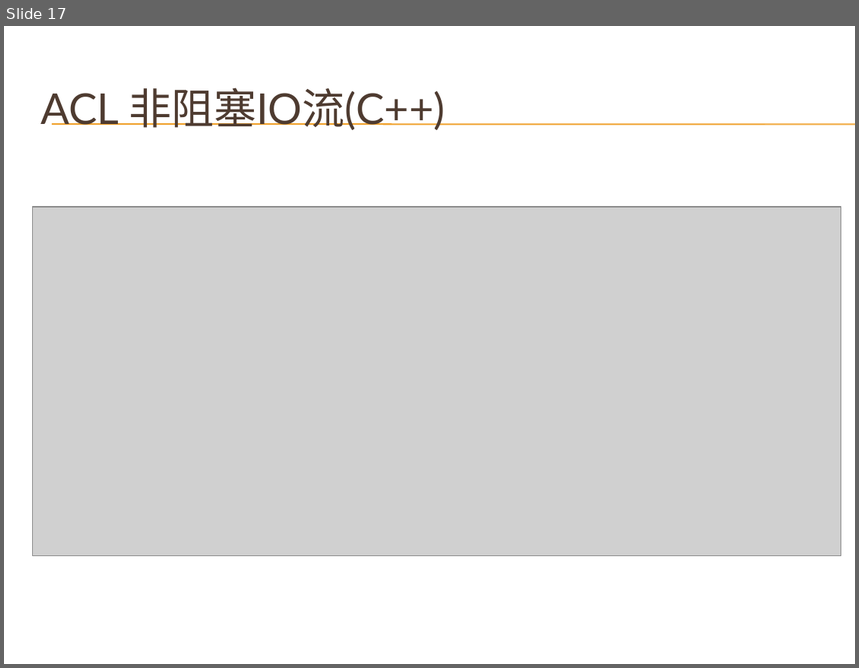
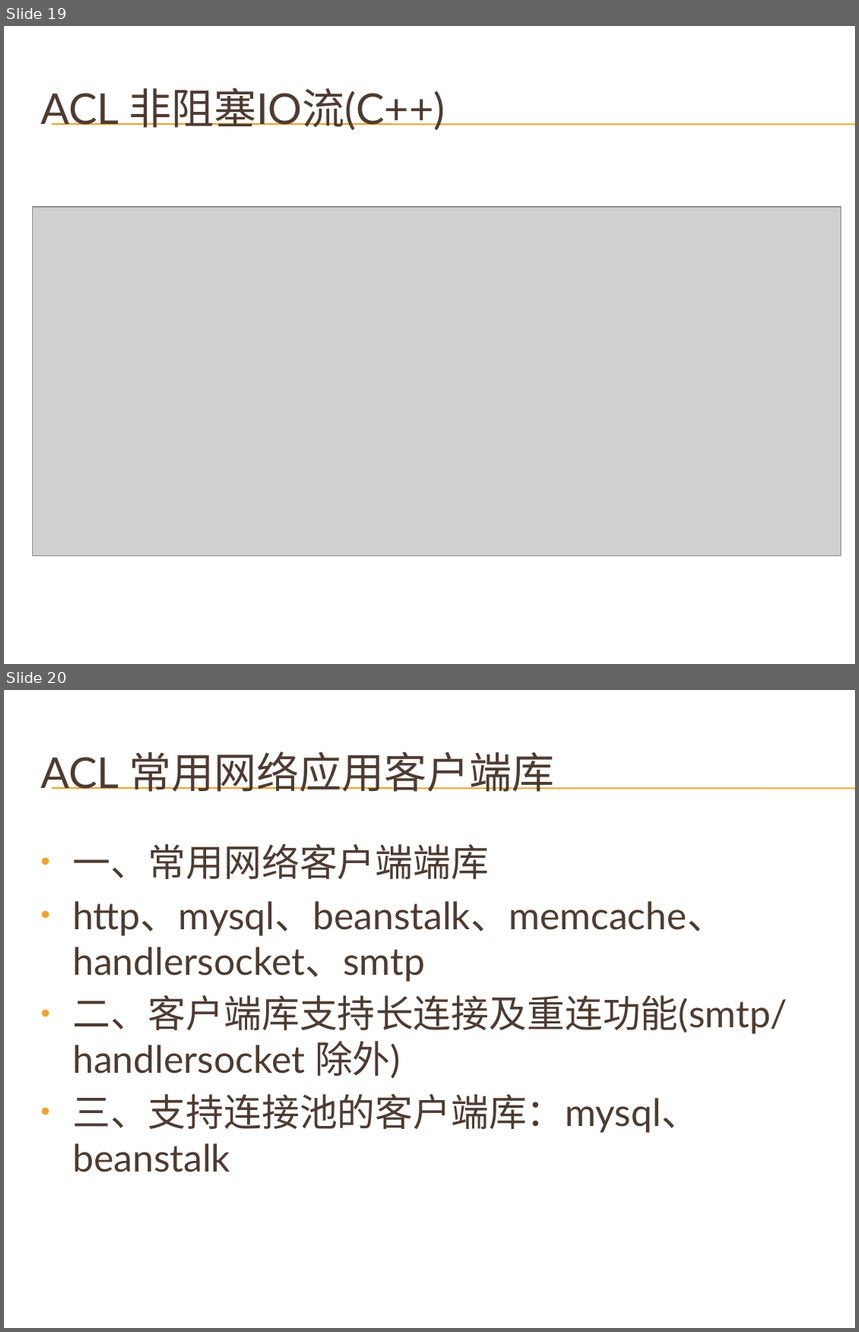
Before and after one commit to cnsuhao/developkit-acl, a slide deck: doc/acl.pptx. Shown one above the other, each under a label of ours: slide 17 before the commit, slides 19 and 20 after it. The pictures are 859x668 and 859x1332 pixels, drawn with LibreOffice and Linux fonts; fonts in the diff are those of the drawing; grey boxes stand for pictures; background and template pictures are left out. Boxes give left, top, right and bottom in pixels: in the first picture for what was removed or moved away, otherwise in the second. Text is boxed around its words. In the diff, an @@ line names an element or a change of style, - is before the commit and + after.

```diff
--- a/doc/acl.pptx
+++ b/doc/acl.pptx
@@ slide 20 added at <box>4,690,855,1328</box>, background picture (left out); not listed: 2 template elements that a slide beside it also shows @@
@@ title added at <box>40,752,554,792</box>, 36 pt, text #4E3B30 @@
+ACL 常用网络应用客户端库
@@ text added at <box>72,844,788,1173</box>, 32 pt, text #4E3B30 @@
+• 一、常用网络客户端端库
+• http、mysql、beanstalk、memcache、handlersocket、smtp
+• 二、客户端库支持长连接及重连功能(smtp/handlersocket 除外)
+• 三、支持连接池的客户端库：mysql、beanstalk
@@ what was slide 17 is now slide 19 @@
```
Also in this commit, not shown: 9 slides changed, 9 other slides added.
